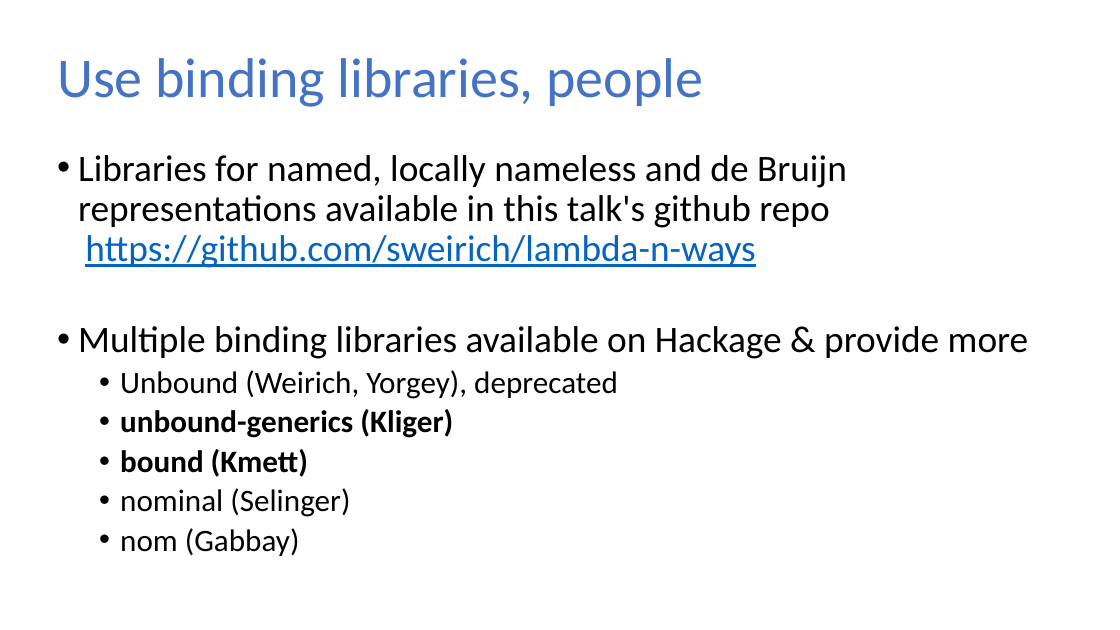
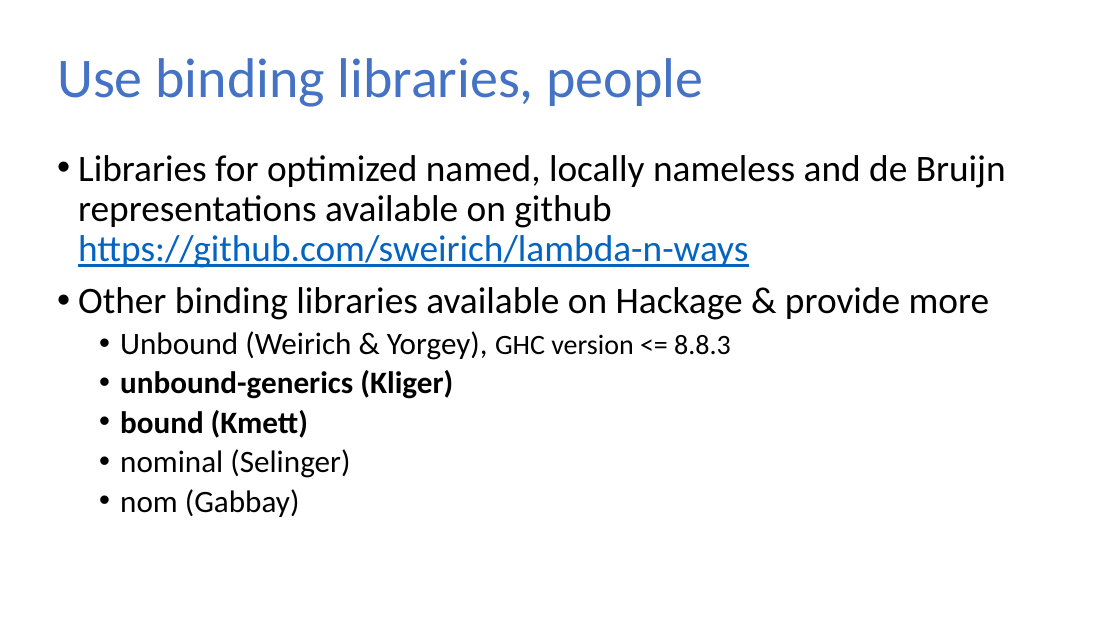
Before and after one commit to sweirich/lambda-n-ways, a slide deck: slide 34 of ifl-2021.pptx (slide 30 before the commit). Drawn at 1120x630 pixels with LibreOffice and Linux fonts; fonts in the diff are those of the drawing. Boxes give left, top, right and bottom in pixels: in the first picture for what was removed or moved away, otherwise in the second. Text is boxed around its words. In the diff, an @@ line names an element or a change of style, - is before the commit and + after.

```diff
--- a/ifl-2021.pptx
+++ b/ifl-2021.pptx
@@ text at (x1=78, y1=155, x2=1006, y2=360): text changed @@
-• Libraries for named, locally nameless and de Bruijn representations available in this talk's github repo
-  https://github.com/sweirich/lambda-n-ways
-• Multiple binding libraries available on Hackage & provide more
-  • Unbound (Weirich, Yorgey), deprecated
+• Libraries for optimized named, locally nameless and de Bruijn representations available on github
+  https://github.com/sweirich/lambda-n-ways
+• Other binding libraries available on Hackage & provide more
+  • Unbound (Weirich & Yorgey), GHC version <= 8.8.3
```
Also in this commit, not shown: 38 other slides changed, 3 slides added, 31 other files.
